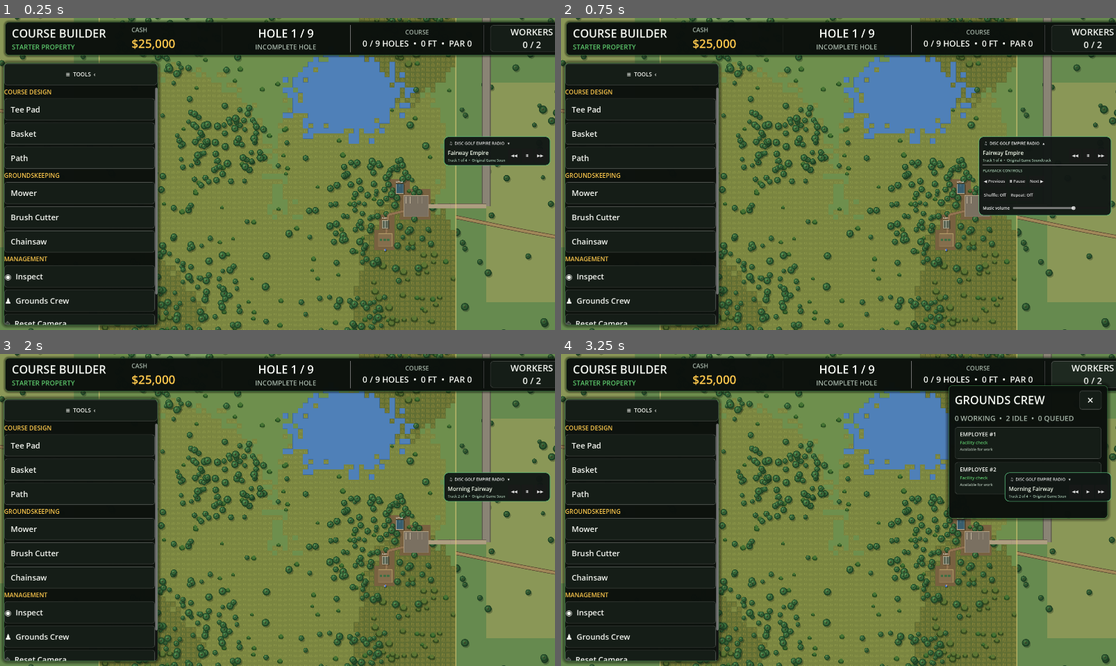
Above: before the commit, frames 1-4 (two rows, left to right).
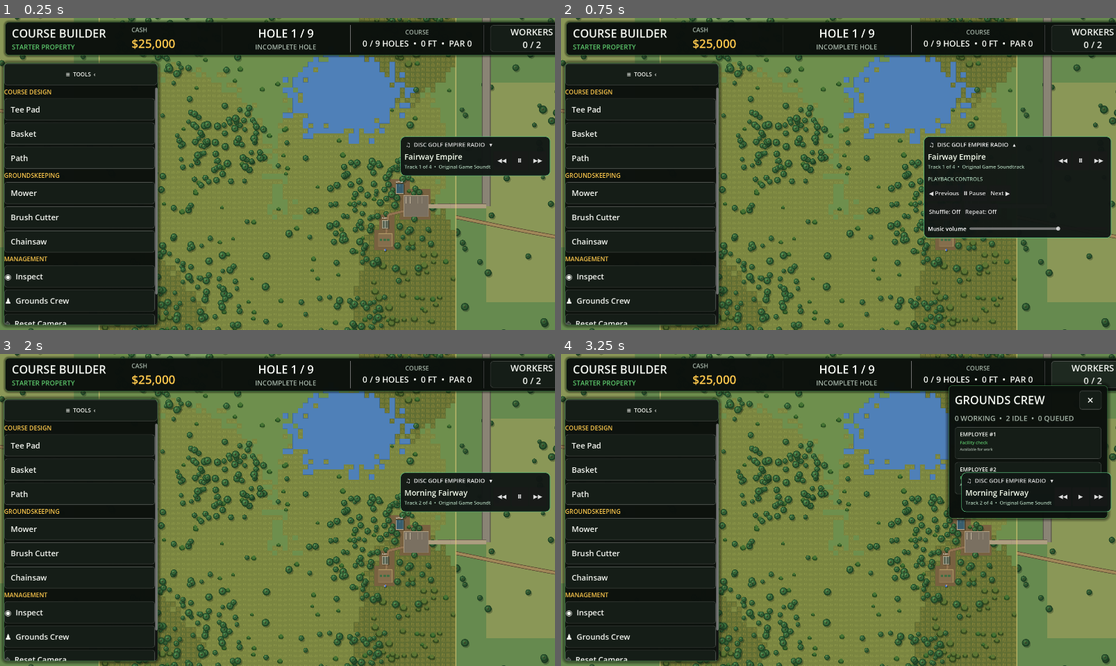
Above: after the commit, the same moments.

Repository: jmessierdg/disc-golf-empire
Game: Godot game, scene res://Main.tscn
Two runs of this game, one before a commit and one after it. Both use one fixed random seed, a clock stepped at 60 frames per second and the inputs below.
Inputs:
- Up to frame 1 (0.25 s): no input
- Up to frame 2 (0.75 s): click "♫ DISC GOLF EMPIRE RADIO ▾" at 0.5 s
- Up to frame 3 (2 s): click "♫ DISC GOLF EMPIRE RADIO ▴" at 1.25 s
- Up to frame 4 (3.25 s): click "Ⅱ" at 2 s; click "WORKERS 0 / 2" at 2.75 s

The runs differ from the first frame. In frame 1, 2.0% of the frame differs, in the area x 72-100%, y 37-51%; in frame 2, 5.8%, in the area x 65-100%, y 37-71%; in frame 3, 2.0%; in frame 4, 0.9%.

Commit message:
Update radio_manager.gd

Diff:
--- a/radio_manager.gd
+++ b/radio_manager.gd
@@ -4,7 +4,7 @@
 
 const MUSIC_DIRECTORY := "res://music"
 const SETTINGS_FILE := "user://radio_settings.cfg"
-const UI_SCALE := 1.15
+const UI_SCALE := 1.61
 
 var tracks: Array[String] = []
 var current_index: int = -1
@@ -75,11 +75,11 @@
 	panel.anchor_right = 1.0
 	panel.anchor_top = 0.38
 	panel.anchor_bottom = 0.38
-	panel.offset_left = -385.0
+	panel.offset_left = -535.0
 	panel.offset_right = -16.0
 	panel.offset_top = 0.0
-	panel.offset_bottom = 98.0
-	panel.custom_minimum_size = Vector2(369.0, 98.0)
+	panel.offset_bottom = 137.0
+	panel.custom_minimum_size = Vector2(519.0, 137.0)
 	panel.mouse_filter = Control.MOUSE_FILTER_STOP
 	overlay.add_child(panel)
 
@@ -102,7 +102,7 @@
 	heading_button.text = "♫  DISC GOLF EMPIRE RADIO   ▾"
 	heading_button.flat = true
 	heading_button.alignment = HORIZONTAL_ALIGNMENT_LEFT
-	heading_button.add_theme_font_size_override("font_size", 14)
+	heading_button.add_theme_font_size_override("font_size", 20)
 	heading_button.pressed.connect(toggle_expanded)
 	stack.add_child(heading_button)
 
@@ -117,14 +117,14 @@
 	track_label = Label.new()
 	track_label.text = "Disc Golf Empire Radio"
 	track_label.clip_text = true
-	track_label.add_theme_font_size_override("font_size", 19)
+	track_label.add_theme_font_size_override("font_size", 27)
 	track_label.add_theme_color_override("font_color", Color(0.95, 0.98, 0.92))
 	track_column.add_child(track_label)
 
 	details_label = Label.new()
 	details_label.text = "Original Game Soundtrack"
 	details_label.clip_text = true
-	details_label.add_theme_font_size_override("font_size", 12)
+	details_label.add_theme_font_size_override("font_size", 17)
 	details_label.add_theme_color_override("font_color", Color(0.68, 0.81, 0.72))
 	track_column.add_child(details_label)
 
@@ -145,7 +145,7 @@
 
 	var label := Label.new()
 	label.text = "PLAYBACK CONTROLS"
-	label.add_theme_font_size_override("font_size", 13)
+	label.add_theme_font_size_override("font_size", 18)
 	label.add_theme_color_override("font_color", Color(0.66, 0.80, 0.70))
 	extra_controls.add_child(label)
 
@@ -167,10 +167,10 @@
 	extra_controls.add_child(volume_row)
 	var volume_text := Label.new()
 	volume_text.text = "Music volume"
-	volume_text.add_theme_font_size_override("font_size", 14)
+	volume_text.add_theme_font_size_override("font_size", 20)
 	volume_row.add_child(volume_text)
 	volume_slider = HSlider.new()
-	volume_slider.custom_minimum_size = Vector2(180.0, 32.0)
+	volume_slider.custom_minimum_size = Vector2(252.0, 45.0)
 	volume_slider.size_flags_horizontal = Control.SIZE_EXPAND_FILL
 	volume_slider.min_value = 0.0
 	volume_slider.max_value = 1.0
@@ -182,8 +182,8 @@
 func add_transport_button(parent: HBoxContainer, title: String, callback: Callable) -> Button:
 	var button := Button.new()
 	button.text = title
-	button.custom_minimum_size = Vector2(42.0, 39.0)
-	button.add_theme_font_size_override("font_size", 14)
+	button.custom_minimum_size = Vector2(59.0, 55.0)
+	button.add_theme_font_size_override("font_size", 20)
 	button.pressed.connect(callback)
 	parent.add_child(button)
 	return button
@@ -192,8 +192,8 @@
 	expanded = not expanded
 	extra_controls.visible = expanded
 	heading_button.text = "♫  DISC GOLF EMPIRE RADIO   ▴" if expanded else "♫  DISC GOLF EMPIRE RADIO   ▾"
-	panel.offset_left = -475.0 if expanded else -385.0
-	panel.custom_minimum_size.x = 459.0 if expanded else 369.0
+	panel.offset_left = -665.0 if expanded else -535.0
+	panel.custom_minimum_size.x = 649.0 if expanded else 519.0
 
 func play_track(index: int) -> void:
 	if tracks.is_empty():
